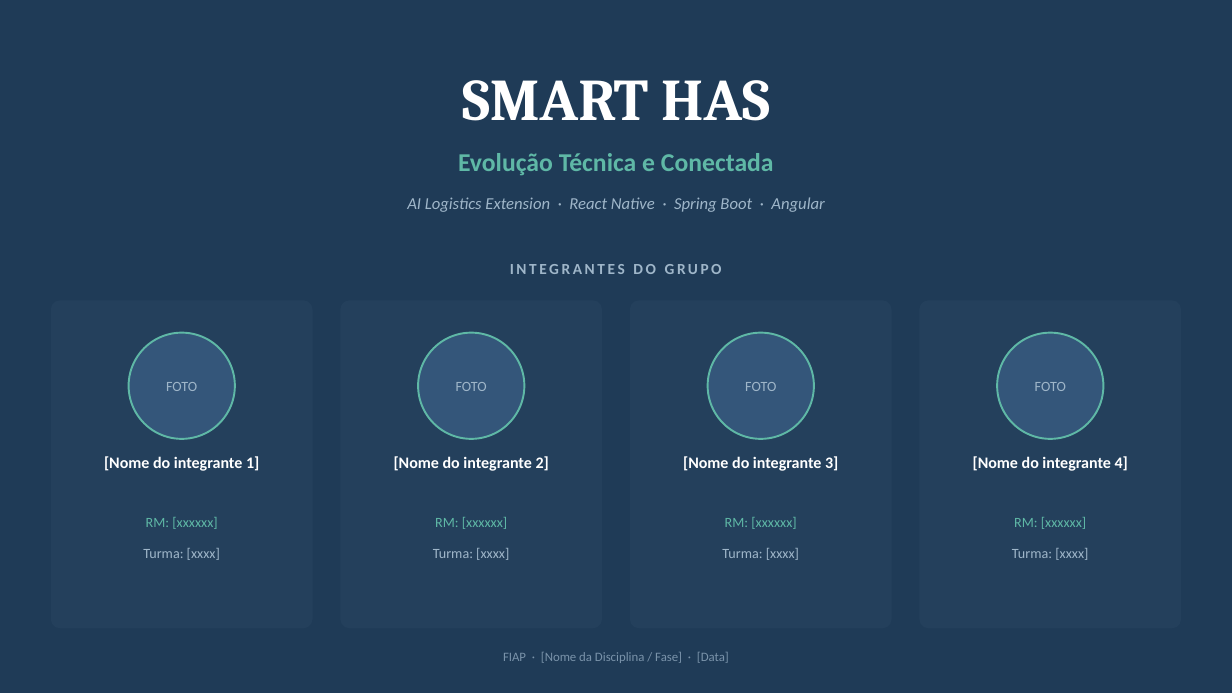
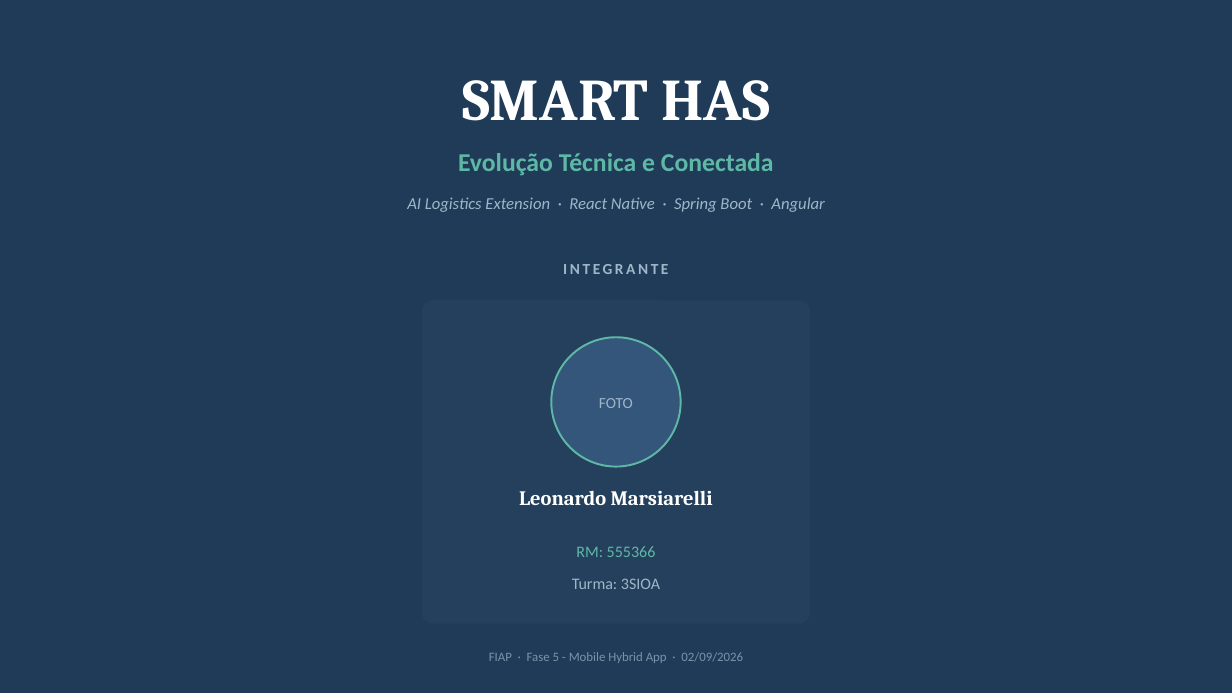
Before and after one commit to LeoMarsiarelli/Smart-HAS, a slide deck: slide 1 of docs/Apresentacao_Smart_HAS.pptx. Drawn at 1232x693 pixels with LibreOffice and Linux fonts; fonts in the diff are those of the drawing. Boxes give left, top, right and bottom in pixels: in the first picture for what was removed or moved away, otherwise in the second. Text is boxed around its words. In the diff, an @@ line names an element or a change of style, - is before the commit and + after.

Commit message:
Update cover: fill in member info and course details
Cover now shows a single card for the individual submission (Leonardo
Marsiarelli, RM 555366, 3SIOA) and the course line reads
"FIAP - Fase 5 - Mobile Hybrid App - 02/09/2026", in both the
documentation (Word/PDF) and the presentation (PPTX/PDF).

```diff
--- a/docs/Apresentacao_Smart_HAS.pptx
+++ b/docs/Apresentacao_Smart_HAS.pptx
@@ text at (x1=563, y1=264, x2=668, y2=274): text changed @@
-INTEGRANTES DO GRUPO
+INTEGRANTE
@@ rounded rectangle removed at (x1=340, y1=300, x2=602, y2=628) @@
@@ rounded rectangle resized from (x1=51, y1=300, x2=312, y2=628) to (x1=422, y1=300, x2=811, y2=624) @@
@@ rounded rectangle at (x1=422, y1=300, x2=811, y2=624): proportions changed @@
@@ rounded rectangle removed at (x1=630, y1=300, x2=892, y2=628) @@
@@ rounded rectangle removed at (x1=920, y1=300, x2=1181, y2=628) @@
@@ ellipse removed at (x1=418, y1=333, x2=524, y2=439) @@
@@ text "FOTO" moved from (x1=166, y1=382, x2=197, y2=391) to (x1=599, y1=398, x2=633, y2=408) @@
@@ text "FOTO" at (x1=599, y1=398, x2=633, y2=408): size 11 to 12 pt @@
@@ ellipse resized from (x1=128, y1=333, x2=235, y2=439) to (x1=552, y1=337, x2=681, y2=467) @@
@@ ellipse removed at (x1=708, y1=333, x2=814, y2=439) @@
@@ ellipse removed at (x1=997, y1=333, x2=1104, y2=439) @@
@@ text removed at (x1=456, y1=382, x2=487, y2=391) @@
-FOTO
@@ text removed at (x1=745, y1=382, x2=776, y2=391) @@
-FOTO
@@ text removed at (x1=1035, y1=382, x2=1066, y2=391) @@
-FOTO
@@ text removed at (x1=104, y1=456, x2=259, y2=471) @@
-[Nome do integrante 1]
@@ text removed at (x1=394, y1=456, x2=549, y2=471) @@
-[Nome do integrante 2]
@@ text removed at (x1=683, y1=456, x2=838, y2=471) @@
-[Nome do integrante 3]
@@ text removed at (x1=973, y1=456, x2=1128, y2=471) @@
-[Nome do integrante 4]
@@ text added at (x1=519, y1=490, x2=713, y2=505), 16 pt, text #FFFFFF, bold @@
+Leonardo Marsiarelli
@@ text removed at (x1=435, y1=517, x2=507, y2=529) @@
-RM: [xxxxxx]
@@ text removed at (x1=725, y1=517, x2=796, y2=529) @@
-RM: [xxxxxx]
@@ text removed at (x1=1014, y1=517, x2=1086, y2=529) @@
-RM: [xxxxxx]
@@ text removed at (x1=433, y1=548, x2=509, y2=560) @@
-Turma: [xxxx]
@@ text at (x1=576, y1=546, x2=656, y2=557): text changed; size 11 to 12.5 pt @@
-RM: [xxxxxx]
+RM: 555366
@@ text removed at (x1=722, y1=548, x2=799, y2=560) @@
-Turma: [xxxx]
@@ text removed at (x1=1012, y1=548, x2=1088, y2=560) @@
-Turma: [xxxx]
@@ text at (x1=572, y1=578, x2=660, y2=589): text changed; size 11 to 12.5 pt @@
-Turma: [xxxx]
+Turma: 3SIOA
@@ text at (x1=489, y1=652, x2=743, y2=663): text changed @@
-FIAP · [Nome da Disciplina / Fase] · [Data]
+FIAP · Fase 5 - Mobile Hybrid App · 02/09/2026
```
Also in this commit, not shown: 3 other files.
